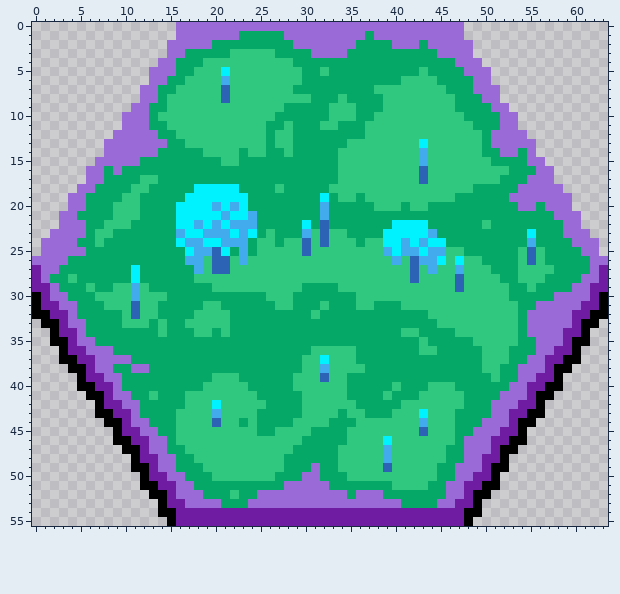
Pixel-art sprite -- Images.Tilesets/TileSets/HexaRealm/Tiles/Marsh.png. Above is the file before it was changed.
The file is 64x56 pixels.
After the commit:
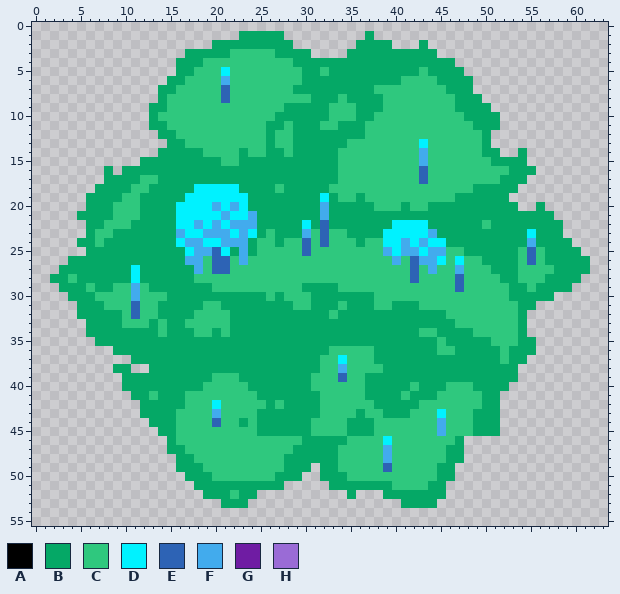
Palette (. is transparent): A #000000  B #05a866  C #2fc87e  D #00f2ff  E #2d63b5  F #42abed  G #6f1ca3  H #9a6bd6
Difference:
Changed rows in their new state; - is an unchanged pixel.
first column x 0:
 0 ----------------................................----------------
 1 ----------------.......-----.........-..........----------------
 2 ---------------.....---------.......----...-.....---------------
 3 ---------------..--------------....----------....---------------
 4 --------------..-------------------------------...--------------
 5 -------------...--------------------------------...-------------
 6 -------------..----------------------------------..-------------
 7 ------------..-----------------------------------...------------
 8 ------------..------------------------------------..------------
 9 -----------..--------------------------------------..-----------
10 ----------...---------------------------------------..----------
11 ----------...---------------------------------------..----------
12 ---------.....-------------------------------------....---------
13 --------.......------------------------------------.....--------
14 --------......--------------------------------------..-.--------
15 -------.....-------------------------------------------..-------
16 ------..-.----------------------------------------------..------
17 ------..-----------------------------------------------...------
18 -----..-----------------------------------------------.....-----
19 ----..-----------------------------------------------.......----
20 ----..------------------------------------------------..-...----
21 ---..-----------------------------------------------------...---
22 ---...-----------------------------------------------------..---
23 --....-----------------------------------------------------...--
24 -....-------------------------------------------------------...-
25 -.....-------------------------------------------------------..-
26 ....----------------------------------------------------------..
27 ...-----------------------------------------------------------..
28 ..-----------------------------------------------------------...
29 ...---------------------------------------------------------....
30 ....-----------------------B-CC-----BB--------------------......
31 .....----------------------BBCC-B-C-BBCC-BB-------------........
32 .....--------------------------B-C----------BB---------.........
33 -.....---------------------------------------BB--------........-
34 --....-----------------------------------BBCC--BB------.......--
35 --.....------------------------------------B-C---BB-----......--
36 ---......----------------------BB---CC-----BBCC---BB----.....---
37 ---........-------------------BBC-D-CC------------BB---......---
38 ----.....--..-----------------BBC-F--CC-----------BB--......----
39 -----.....-------------------BB-C-ECC--------------B--.....-----
40 -----.....-------------------BB----CC---B-C-BB-CC----......-----
41 ------.....-------------------BB---CC--B-C-BB---CC--......------
42 -------.....---------------C--BB----CC---BB-----CC-B.....-------
43 -------.....------------------BB--C-BCC-BB-C-D-CC--B.....-------
44 --------.....----------------BB--CC-BB-----C-F-CC-BB....--------
45 ---------.....-------------BBBBCCCCBBB-----C-F-CCBBB...---------
46 ---------......---------------------------------.......---------
47 ----------.....---------------------------------......----------
48 -----------.....--------------------------------.....-----------
49 -----------.....---------------.---------------......-----------
50 ------------.....-------------..---------------.....------------
51 ------------......----------.....-------------......------------
52 -------------......------..........-...-------.....-------------
53 --------------.......---.................----.....--------------
54 --------------....................................--------------
55 ---------------..................................---------------
Changed places in both pictures, as pixel boxes (x1, y1, x2, y2):
changed: (32, 22, 608, 526)
